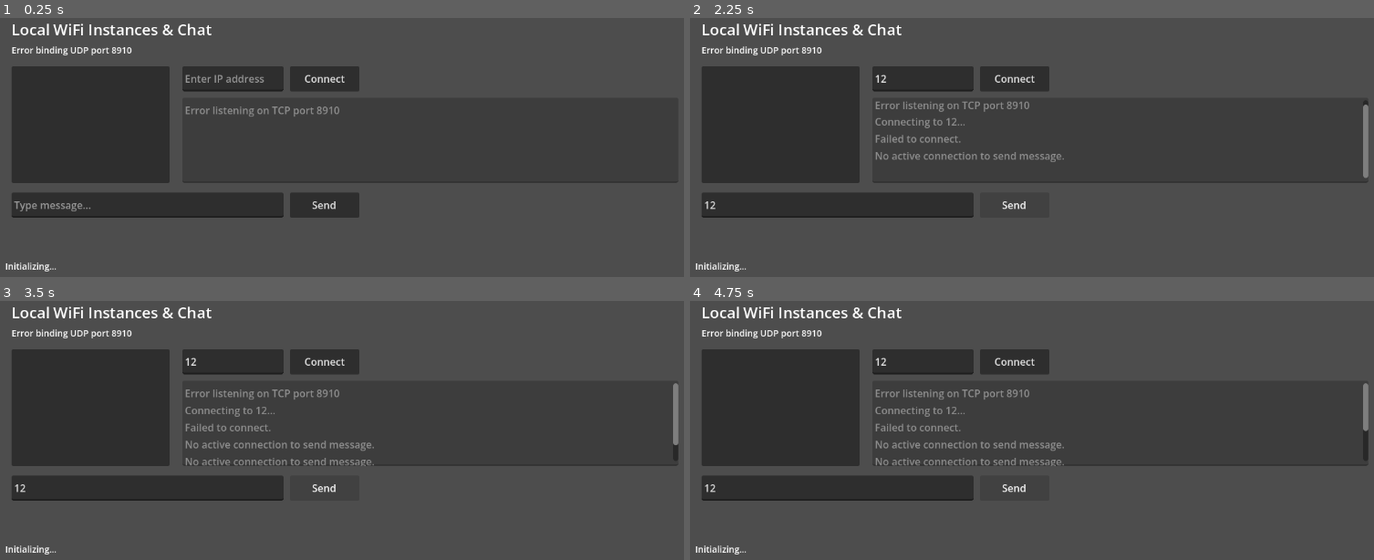
Above: before the commit, frames 1-4 (two rows, left to right).
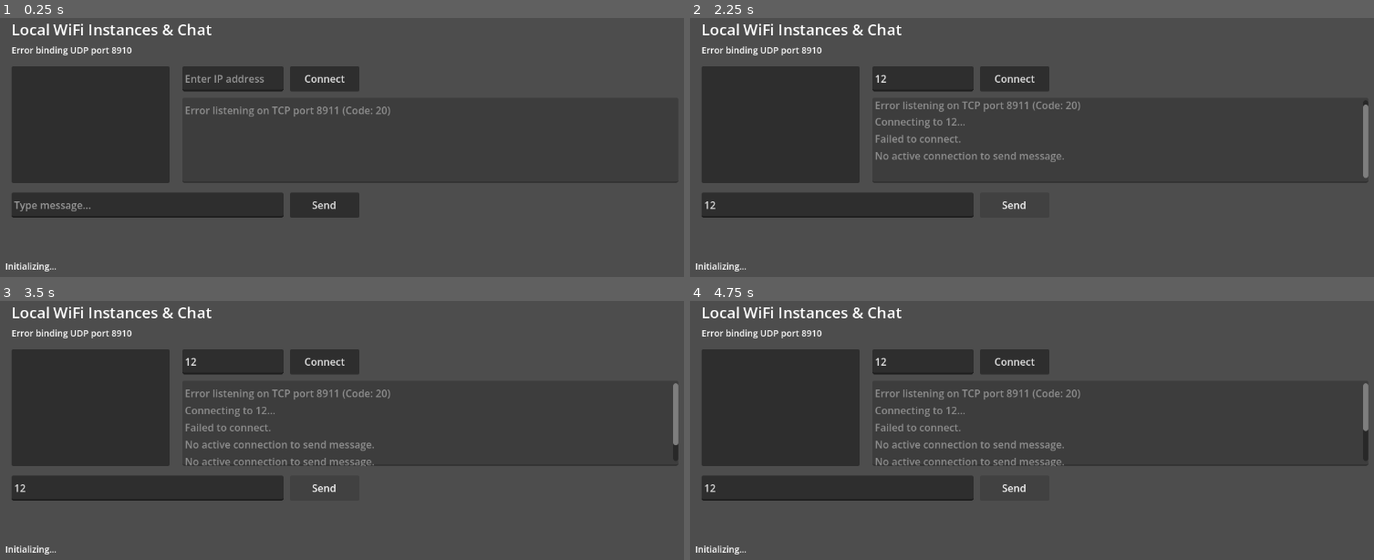
Above: after the commit, the same moments.

Repository: russjohnson09/godot-chess
Game: Godot game, scene res://wifi_scanner.tscn
Same seed, same stepped clock (60 frames per second), same inputs: the game is played once before the commit and once after it.
Inputs (mouse positions are in pixels of both pictures, inside the frame that each line leads up to):
- Up to frame 1 (0.25 s): no input
- Up to frame 2 (2.25 s): click (922, 77) at 0.52 s; type "12" at 0.6 s; click (840, 204) at 0.75 s; type "12" at 0.83 s; click "Connect" at 1.25 s; click "Send" at 2 s
- Up to frame 3 (3.5 s): click "Send" at 2.75 s
- Up to frame 4 (4.75 s): click "Send" at 3.5 s; tap Enter at 4.25 s

The runs differ from the first frame. In frame 1, 0.1% of the frame differs, in the area x 48-58%, y 34-38%; in frame 2, less than 0.1%; in frame 3, 0.1%; in frame 4, 0.1%.

Commit message:
permission update

Diff:
--- a/godot-chess/godot-chess/wifi_scanner.gd
+++ b/godot-chess/godot-chess/wifi_scanner.gd
@@ -19,7 +19,8 @@
 var client_connection := StreamPeerTCP.new()
 var is_client_connected := false
 
-const PORT = 8910
+const PORT_UDP = 8910
+const PORT_TCP = 8911
 const BROADCAST_INTERVAL = 2.0
 
 func _ready() -> void:
@@ -44,15 +45,16 @@
 			log_message("ERROR: Required Android permissions missing: " + ", ".join(missing_perms))
 			missing_permissions_label.text = "ERROR: Required Android permissions missing: " + ", ".join(missing_perms)
 
-	if udp_server.bind(PORT) != OK:
-		status_label.text = "Error binding UDP port %d" % PORT
+	if udp_server.bind(PORT_UDP) != OK:
+		status_label.text = "Error binding UDP port %d" % PORT_UDP
 	else:
 		status_label.text = "Scanning local WiFi..."
 
-	if tcp_server.listen(PORT) != OK:
-		log_message("Error listening on TCP port %d" % PORT)
+	var tcp_err = tcp_server.listen(PORT_TCP)
+	if tcp_err != OK:
+		log_message("Error listening on TCP port %d (Code: %d)" % [PORT_TCP, tcp_err])
 	else:
-		log_message("TCP Server listening on port %d" % PORT)
+		log_message("TCP Server listening on port %d" % PORT_TCP)
 
 	broadcast_timer.wait_time = BROADCAST_INTERVAL
 	broadcast_timer.autostart = true
@@ -60,7 +62,7 @@
 	add_child(broadcast_timer)
 
 	udp_peer.set_broadcast_enabled(true)
-	udp_peer.set_dest_address("255.255.255.255", PORT)
+	udp_peer.set_dest_address("255.255.255.255", PORT_UDP)
 
 	connect_btn.pressed.connect(_on_connect_pressed)
 	send_btn.pressed.connect(_on_send_pressed)
@@ -142,7 +144,7 @@
 		return
 	log_message("Connecting to " + target_ip + "...")
 	client_connection.disconnect_from_host()
-	var err = client_connection.connect_to_host(target_ip, PORT)
+	var err = client_connection.connect_to_host(target_ip, PORT_TCP)
 	if err != OK:
 		log_message("Failed to connect.")
 		is_client_connected = false
Not shown, changed: godot-chess/godot-chess/export_presets.cfg
Not shown, changed: docs/udp_android.md
